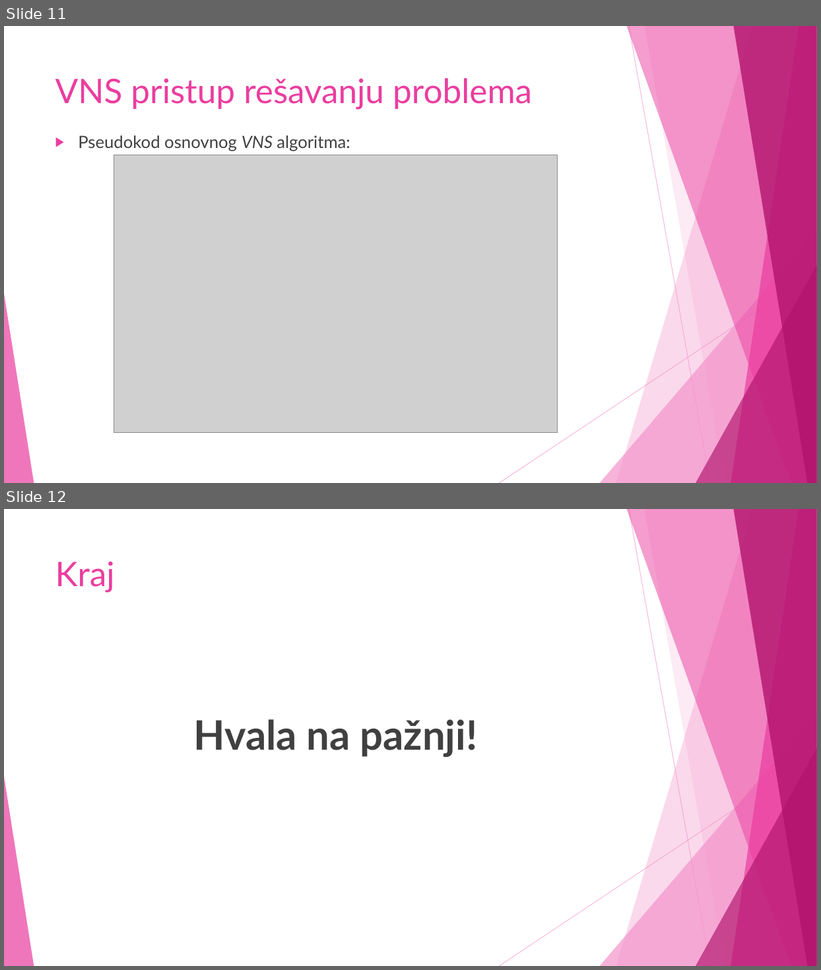
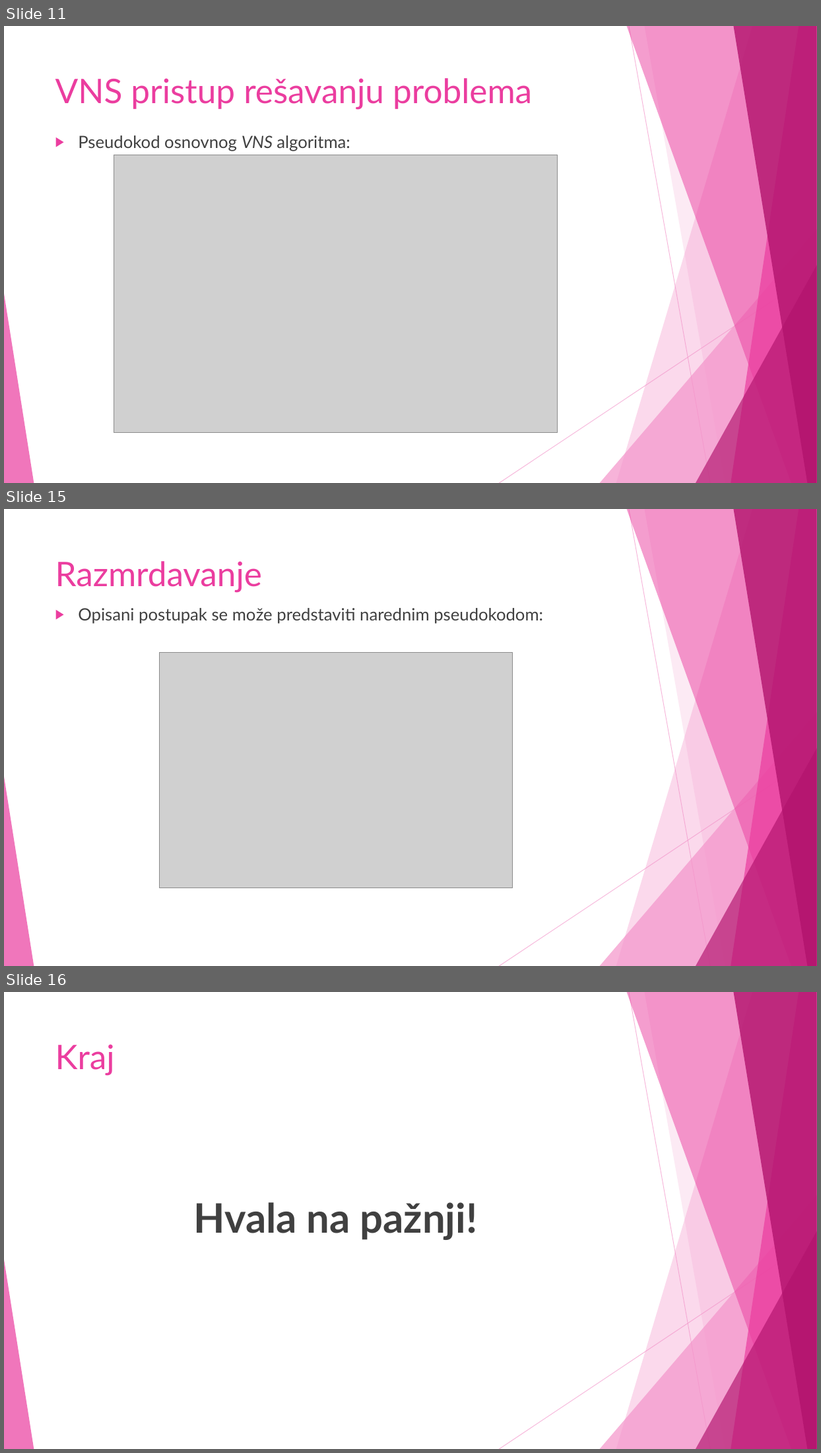
Before and after one commit to NevenaaNikolic/Bandwidth-minimization-problem, a slide deck: Presentation/BMP.ppsx. Shown one above the other, each under a label of ours: slides 11 and 12 before the commit, slides 11, 15 and 16 after it; the slides between them are not shown. The pictures are 821x970 and 821x1453 pixels, drawn with LibreOffice and Linux fonts; fonts in the diff are those of the drawing; grey boxes stand for pictures. Boxes give left, top, right and bottom in pixels: in the first picture for what was removed or moved away, otherwise in the second. Text is boxed around its words. In the diff, an @@ line names an element or a change of style, - is before the commit and + after.

Commit message:
Prezentacija zaključno sa razmrdavanjem
PPT bla bla bla

```diff
--- a/Presentation/BMP.ppsx
+++ b/Presentation/BMP.ppsx
@@ slide 15 added at <box>4,509,817,966</box>, background #FFFFFF; not listed: 10 template elements that a slide beside it also shows @@
@@ title added at <box>55,561,262,593</box>, 40 pt, text #EB3D9F @@
+Razmrdavanje
@@ text added at <box>78,608,543,624</box>, 20 pt, text #404040 @@
+▶ Opisani postupak se može predstaviti narednim pseudokodom:
@@ picture added at <box>159,652,512,889</box> @@
@@ what was slide 12 is now slide 16 @@
```
Also in this commit, not shown: 3 other slides added.
